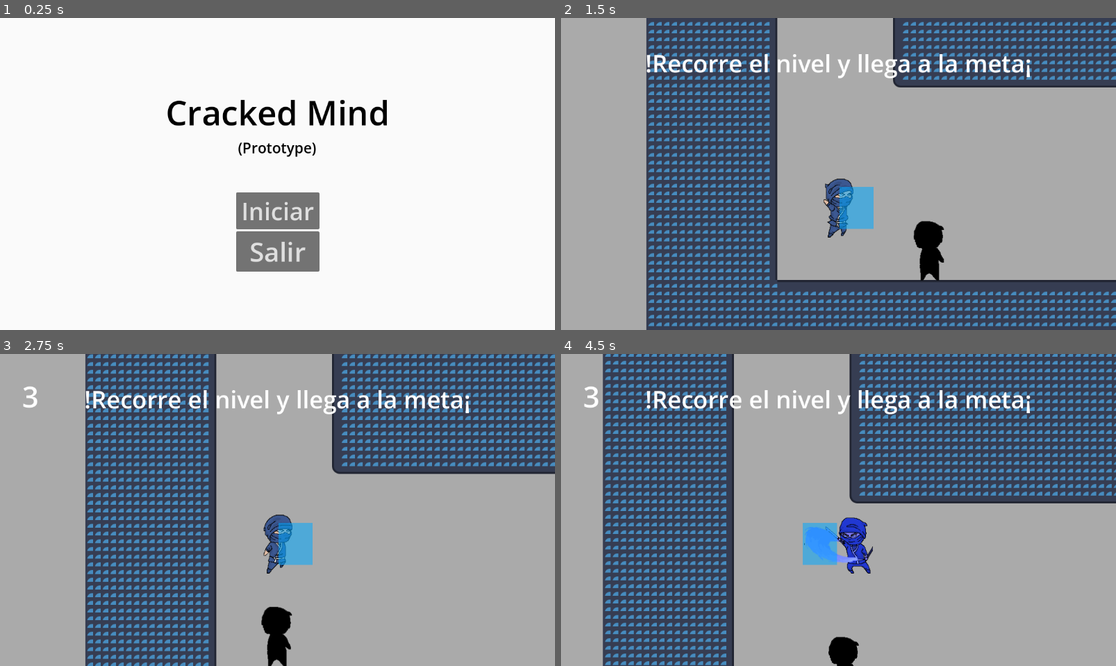
Above: before the commit, frames 1-4 (two rows, left to right).
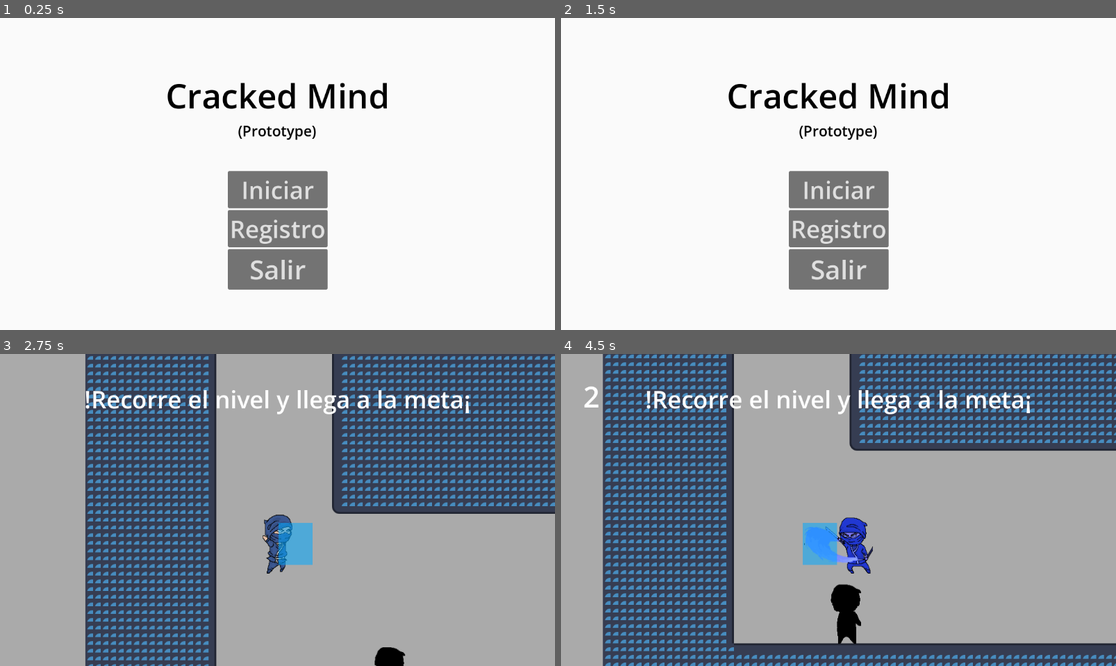
Above: after the commit, the same moments.

Repository: a24axeltl/project_game_dam
Game: Godot game, scene res://scenes/interfaces/menus/menu_main/main_menu.tscn
Same seed, same stepped clock (60 frames per second), same inputs: the game is played once before the commit and once after it. The engine's default icon, where the game draws it, is replaced by a stand-in: a white triangle on a blue panel in a dark square. Sound files missing from this copy of the repository are replaced by a short silence.
Inputs (mouse positions are in pixels of both pictures, inside the frame that each line leads up to):
- Up to frame 1 (0.25 s): no input
- Up to frame 2 (1.5 s): click (838, 230) at 0.5 s, where only the run after the commit has a clickable "Registro"; click (1043, 292) at 1.25 s, where only the run after the commit has a clickable "Volver al Menú"
- Up to frame 3 (2.75 s): click (277, 525) at 2 s, where only the run after the commit has a clickable "Iniciar"
- Up to frame 4 (4.5 s): hold R (def) 2.78-3.53 s; hold Up (up) 2.78-4.28 s; tap D (dash) at 2.85, 3.8 s; tap Space (salto) at 3.02, 3.77 s; tap R (def) at 3.6 s; hold Left (izq) from 4.28 s (still down); hold R (def) from 4.28 s (still down); tap E (atq) at 4.35 s

The runs differ from the first frame. In frame 1, 7.1% of the frame differs, in the area x 30-70%, y 20-88%; in frame 2, 99%, in the area x 0-100%, y 0-100%; in frame 3, 20%; in frame 4, 26%.

Commit message:
Registro de anteriores partidas implementados

Diff:
--- a/global_scripts/run_global.gd
+++ b/global_scripts/run_global.gd
@@ -47,6 +47,9 @@
 	var m = int(_time_in_seconds / 60.0)
 	var s = _time_in_seconds - m * 60
 	return '%02d:%02d' % [m,s]
+
+func get_time_in_seconds():
+	return _time_in_seconds
 
 func add_hit():
 	_num_hits += 1
@@ -126,7 +129,7 @@
 func save_run_data(success: bool):
 	var value = {
 		"Success": success,
-		"Time": get_time(),
+		"Time": get_time_in_seconds(),
 		"Hits": get_hits(),
 		"Enemys Defeated": get_defeated_enemys(),
 		"Habilitys Obtained": get_num_habilitys(),
@@ -139,16 +142,35 @@
 	}
 
 	var full_data = {}
-
-	# 1. Si el archivo ya existe, cargamos lo que tiene primero
+	# Si el archivo existe, cargamos lo que tiene primero
 	if FileAccess.file_exists("user://history_runs.save"):
 		var file_saved = FileAccess.open("user://history_runs.save", FileAccess.READ)
 		full_data = file_saved.get_var()
 
-	# 2. Añadimos o actualizamos el dato nuevo sin tocar el resto
+	# Añadimos o actualizamos los datos nuevos sin tocar el resto
 	var key_name = str("run_",full_data.size() + 1)
 	full_data[key_name] = value
 
-	# 3. Guardamos el diccionario completo actualizado
+	# Guardamos el diccionario completo actualizado
 	var file_save = FileAccess.open("user://history_runs.save", FileAccess.WRITE)
 	file_save.store_var(full_data)
+
+func load_run_data(run_data: Dictionary):
+	_time_in_seconds = run_data["Time"]
+	_num_hits = run_data["Hits"]
+	_num_defeated_enemys = run_data["Enemys Defeated"]
+	_num_habilitys = run_data["Habilitys Obtained"]
+	_num_damage_upgrades = run_data["Upgrades Damage"]
+	_num_life_upgrades = run_data["Upgrades Life"]
+	_num_time_shield_upgrades = run_data["Time Upgrades Shield"]
+	_num_time_dash_upgrades = run_data["Time Upgrades Dash"]
+	_num_time_explosion_upgrades = run_data["Time Upgrades Explosion"]
+	_num_time_vertical_atack_upgrades = run_data["Time Upgrades VerticalAtack"]
+
+func get_history_file_data():
+	load_script()
+	var load_file: Dictionary = {}
+	if FileAccess.file_exists("user://history_runs.save"):
+		var file_saved = FileAccess.open("user://history_runs.save", FileAccess.READ)
+		load_file = file_saved.get_var()
+	return load_file
--- a/scenes/interfaces/buttons/menu_button/menu_button.gd
+++ b/scenes/interfaces/buttons/menu_button/menu_button.gd
@@ -4,4 +4,5 @@
 	pressed.connect(_press_button)
 
 func _press_button():
+	SoundController.play_sound_button()
 	get_tree().change_scene_to_file("res://scenes/interfaces/menus/menu_main/main_menu.tscn")
--- /dev/null
+++ b/scenes/interfaces/buttons/register_button/register_button.gd
@@ -0,0 +1,7 @@
+extends Button
+
+func _ready() -> void:
+	pressed.connect(_press_button)
+
+func _press_button():
+	get_tree().change_scene_to_file("res://scenes/interfaces/menus/menu_register/menu_register.tscn")
--- /dev/null
+++ b/scenes/interfaces/buttons/register_button/register_button.tscn
@@ -0,0 +1,10 @@
+[gd_scene format=3 uid="uid://c5rnm0dqqks4v"]
+
+[ext_resource type="Theme" uid="uid://iqax3mw7anee" path="res://themes/menu_button.tres" id="1_myrsp"]
+[ext_resource type="Script" uid="uid://brbepcevg8wu4" path="res://scenes/interfaces/buttons/register_button/register_button.gd" id="2_b42us"]
+
+[node name="RegisterButton" type="Button" unique_id=589993138]
+theme = ExtResource("1_myrsp")
+theme_override_font_sizes/font_size = 50
+text = "Registro"
+script = ExtResource("2_b42us")
--- a/scenes/interfaces/run_information_container/run_information_container.gd
+++ b/scenes/interfaces/containers/run_information_container/run_information_container.gd
@@ -12,9 +12,10 @@
 @export var label_vertical_atack_upgrade: Label
 
 func _ready() -> void:
-	hide_habilitys_upgrades_labels()
+	if owner.is_in_group("results"):
+		hide_habilitys_upgrades_labels()
+		show_habilitys_upgrades_label()
 	set_text_labels()
-	show_habilitys_upgrades_label()
 
 func set_text_labels():
 	label_time.text = str("Duración: ",RunScript.get_time())
--- a/scenes/interfaces/run_information_container/run_information_container.tscn
+++ b/scenes/interfaces/containers/run_information_container/run_information_container.tscn
@@ -1,6 +1,6 @@
 [gd_scene format=3 uid="uid://chqou6d7x3tuw"]
 
-[ext_resource type="Script" uid="uid://c6f0p3a2f8g7k" path="res://scenes/interfaces/run_information_container/run_information_container.gd" id="1_kpy8s"]
+[ext_resource type="Script" uid="uid://c6f0p3a2f8g7k" path="res://scenes/interfaces/containers/run_information_container/run_information_container.gd" id="1_kpy8s"]
 
 [node name="LabelContainer" type="VBoxContainer" unique_id=1624034873 node_paths=PackedStringArray("label_time", "label …(202 unchanged characters)…
 anchors_preset = 9
@@ -24,40 +24,50 @@
 
 [node name="TimeLabel" type="Label" parent="." unique_id=518735958]
 layout_mode = 2
+theme_override_colors/font_color = Color(0, 0, 0, 1)
 theme_override_font_sizes/font_size = 24
 
 [node name="HitsLabel" type="Label" parent="." unique_id=660581065]
 layout_mode = 2
+theme_override_colors/font_color = Color(0, 0, 0, 1)
 theme_override_font_sizes/font_size = 24
 
 [node name="DefLabel" type="Label" parent="." unique_id=1024833900]
 layout_mode = 2
+theme_override_colors/font_color = Color(0, 0, 0, 1)
 theme_override_font_sizes/font_size = 24
 
 [node name="HabilityLabel" type="Label" parent="." unique_id=144760783]
 layout_mode = 2
+theme_override_colors/font_color = Color(0, 0, 0, 1)
 theme_override_font_sizes/font_size = 24
 
 [node name="DamageLabel" type="Label" parent="." unique_id=1175115681]
 layout_mode = 2
+theme_override_colors/font_color = Color(0, 0, 0, 1)
 theme_override_font_sizes/font_size = 24
 
 [node name="LifeLabel" type="Label" parent="." unique_id=618543938]
 layout_mode = 2
+theme_override_colors/font_color = Color(0, 0, 0, 1)
 theme_override_font_sizes/font_size = 24
 
 [node name="DashLabel" type="Label" parent="." unique_id=518998721]
 layout_mode = 2
+theme_override_colors/font_color = Color(0, 0, 0, 1)
 theme_override_font_sizes/font_size = 24
 
 [node name="ShieldLabel" type="Label" parent="." unique_id=201762801]
 layout_mode = 2
+theme_override_colors/font_color = Color(0, 0, 0, 1)
 theme_override_font_sizes/font_size = 24
 
 [node name="ExplosionLabel" type="Label" parent="." unique_id=337814848]
 layout_mode = 2
+theme_override_colors/font_color = Color(0, 0, 0, 1)
 theme_override_font_sizes/font_size = 24
 
 [node name="VerticalAtackLabel" type="Label" parent="." unique_id=766935387]
 layout_mode = 2
+theme_override_colors/font_color = Color(0, 0, 0, 1)
 theme_override_font_sizes/font_size = 24
--- a/scenes/interfaces/menus/menu_death/menu_death.gd
+++ b/scenes/interfaces/menus/menu_death/menu_death.gd
@@ -3,6 +3,7 @@
 @export var containerButton: VBoxContainer
 
 func _ready() -> void:
+	RunScript.stop_timer()
 	for button: Button in containerButton.get_children():
 		button.pressed.connect(SoundController.play_sound_button)
 	RunScript.save_run_data(false)
--- a/scenes/interfaces/menus/menu_main/main_menu.tscn
+++ b/scenes/interfaces/menus/menu_main/main_menu.tscn
@@ -3,6 +3,8 @@
 [ext_resource type="Script" uid="uid://bqk044sq61hst" path="res://scenes/interfaces/menus/menu_main/main_menu.gd" id="1_6frwu"]
 [ext_resource type="PackedScene" uid="uid://c4lyeios8k7ic" path="res://scenes/interfaces/buttons/retry_button/retry_button.tscn" id="2_f87hv"]
 [ext_resource type="PackedScene" uid="uid://bhnj4co7jqqhw" path="res://scenes/interfaces/buttons/exit_button/exit_button.tscn" id="3_0da7h"]
+[ext_resource type="Theme" uid="uid://iqax3mw7anee" path="res://themes/menu_button.tres" id="3_6frwu"]
+[ext_resource type="PackedScene" uid="uid://c5rnm0dqqks4v" path="res://scenes/interfaces/buttons/register_button/register_button.tscn" id="4_6frwu"]
 
 [node name="MainMenu" type="Control" unique_id=366997339 node_paths=PackedStringArray("containerButton")]
 layout_mode = 3
@@ -26,9 +28,9 @@
 anchor_left = 0.5
 anchor_right = 0.5
 offset_left = -232.0
-offset_top = 148.0
+offset_top = 113.0
 offset_right = 232.0
-offset_bottom = 244.0
+offset_bottom = 255.0
 grow_horizontal = 2
 
 [node name="TitleLabel" type="Label" parent="ContainerLabel" unique_id=662388600]
@@ -51,16 +53,21 @@
 anchor_top = 1.0
 anchor_right = 0.5
 anchor_bottom = 1.0
-offset_left = -86.5
-offset_top = -286.0
-offset_right = 86.5
-offset_bottom = -114.0
+offset_left = -103.5
+offset_top = -330.0
+offset_right = 103.5
+offset_bottom = -84.0
 grow_horizontal = 2
 grow_vertical = 0
 
 [node name="RetryButton" parent="ContainerButton" unique_id=1851239433 instance=ExtResource("2_f87hv")]
 layout_mode = 2
+theme = ExtResource("3_6frwu")
 text = "Iniciar"
+
+[node name="RegisterButton" parent="ContainerButton" unique_id=589993138 instance=ExtResource("4_6frwu")]
+layout_mode = 2
 
 [node name="ExitButton" parent="ContainerButton" unique_id=667873823 instance=ExtResource("3_0da7h")]
 layout_mode = 2
+theme = ExtResource("3_6frwu")
--- a/scenes/interfaces/menus/menu_main/star_button.gd
+++ /dev/null
@@ -1,9 +0,0 @@
-extends Button
-
-@export var loadScene: PackedScene
-
-func _ready() -> void:
-	pressed.connect(_press_button)
-
-func _press_button():
-	get_tree().change_scene_to_packed(loadScene)
--- /dev/null
+++ b/scenes/interfaces/menus/menu_register/menu_register.gd
@@ -0,0 +1,27 @@
+extends Control
+
+@export var buttonsContainer: VBoxContainer
+@export var labelsContainer: VBoxContainer
+
+func _ready() -> void:
+	labelsContainer.hide()
+	var history_data: Dictionary = RunScript.get_history_file_data()
+
+	if !history_data.is_empty():
+		var size = history_data.size()
+		for i in size:
+			var key_name = str("run_",i + 1)
+			var run_data: Dictionary = history_data[key_name]
+
+			var button_run = Button.new()
+			button_run.text = str("Run ",i)
+			if  run_data["Success"] == false:
+				button_run.add_theme_color_override("font_color",Color.RED)
+
+			buttonsContainer.add_child(button_run)
+			button_run.pressed.connect(press_button.bind(run_data))
+
+func press_button(run_data: Dictionary):
+	RunScript.load_run_data(run_data)
+	labelsContainer.show()
+	labelsContainer.set_text_labels()
--- a/scenes/interfaces/menus/menu_register/menu_register.tscn
+++ b/scenes/interfaces/menus/menu_register/menu_register.tscn
@@ -1,15 +1,20 @@
 [gd_scene format=3 uid="uid://cbmlmxbnp0y4d"]
 
 [ext_resource type="PackedScene" uid="uid://dn54eijpejvs0" path="res://scenes/interfaces/buttons/menu_button/menu_button.tscn" id="1_7snj4"]
+[ext_resource type="Script" uid="uid://dvqtgwkb206kt" path="res://scenes/interfaces/menus/menu_register/menu_register.gd" id="1_u17v1"]
 [ext_resource type="Theme" uid="uid://iqax3mw7anee" path="res://themes/menu_button.tres" id="2_unt1x"]
+[ext_resource type="PackedScene" uid="uid://chqou6d7x3tuw" path="res://scenes/interfaces/containers/run_information_container/run_information_container.tscn" id="3_unt1x"]
 
-[node name="MenuRegister" type="Control" unique_id=1128665787]
+[node name="MenuRegister" type="Control" unique_id=1128665787 node_paths=PackedStringArray("buttonsContainer", "labelsContainer") groups=["register"]]
 layout_mode = 3
 anchors_preset = 15
 anchor_right = 1.0
 anchor_bottom = 1.0
 grow_horizontal = 2
 grow_vertical = 2
+script = ExtResource("1_u17v1")
+buttonsContainer = NodePath("ButtonsContainer")
+labelsContainer = NodePath("LabelContainer")
 
 [node name="BackgroundColor" type="ColorRect" parent="." unique_id=948930623]
 layout_mode = 0
@@ -24,3 +29,20 @@
 offset_bottom = 600.0
 theme = ExtResource("2_unt1x")
 theme_override_font_sizes/font_size = 23
+
+[node name="LabelContainer" parent="." unique_id=1624034873 instance=ExtResource("3_unt1x")]
+layout_mode = 0
+anchors_preset = 0
+anchor_bottom = 0.0
+offset_left = 668.0
+offset_top = 97.0
+offset_right = 1007.0
+offset_bottom = 473.0
+grow_vertical = 1
+
+[node name="ButtonsContainer" type="VBoxContainer" parent="." unique_id=48003570]
+layout_mode = 0
+offset_left = 50.0
+offset_top = 59.0
+offset_right = 90.0
+offset_bottom = 99.0
--- a/scenes/interfaces/menus/menu_results/menu_results.tscn
+++ b/scenes/interfaces/menus/menu_results/menu_results.tscn
@@ -1,7 +1,7 @@
 [gd_scene format=3 uid="uid://d2de13gr6gf74"]
 
 [ext_resource type="Script" uid="uid://p0ukummlawyp" path="res://scenes/interfaces/menus/menu_results/menu_results.gd" id="1_w5ssc"]
-[ext_resource type="PackedScene" uid="uid://chqou6d7x3tuw" path="res://scenes/interfaces/run_information_container/run_information_container.tscn" id="2_1eu3v"]
+[ext_resource type="PackedScene" uid="uid://chqou6d7x3tuw" path="res://scenes/interfaces/containers/run_information_container/run_information_container.tscn" id="2_1eu3v"]
 [ext_resource type="Texture2D" uid="uid://hynnik427ujl" path="res://assets/interface/celebrate_results/frame_0_delay-0.03s.png" id="2_8p8t4"]
 [ext_resource type="PackedScene" uid="uid://dn54eijpejvs0" path="res://scenes/interfaces/buttons/menu_button/menu_button.tscn" id="2_pxgxe"]
 [ext_resource type="PackedScene" uid="uid://c4lyeios8k7ic" path="res://scenes/interfaces/buttons/retry_button/retry_button.tscn" id="3_acbi1"]
@@ -56,7 +56,7 @@
 "speed": 12.0
 }]
 
-[node name="Results" type="Node2D" unique_id=1736534899 node_paths=PackedStringArray("animation")]
+[node name="Results" type="Node2D" unique_id=1736534899 node_paths=PackedStringArray("animation") groups=["results"]]
 script = ExtResource("1_w5ssc")
 animation = NodePath("CelebrateSprite")
 
--- a/themes/menu_button.tres
+++ b/themes/menu_button.tres
@@ -1,4 +1,4 @@
 [gd_resource type="Theme" format=3 uid="uid://iqax3mw7anee"]
 
 [resource]
-Button/font_sizes/font_size = 50
+Button/font_sizes/font_size = 24
Not shown, added: scenes/interfaces/buttons/register_button/register_button.gd.uid
Renamed: scenes/interfaces/run_information_container/run_information_container.gd.uid -> scenes/interfaces/containers/run_information_container/run_information_container.gd.uid
Not shown, removed: scenes/interfaces/menus/menu_main/star_button.gd.uid
Not shown, added: scenes/interfaces/menus/menu_register/menu_register.gd.uid
